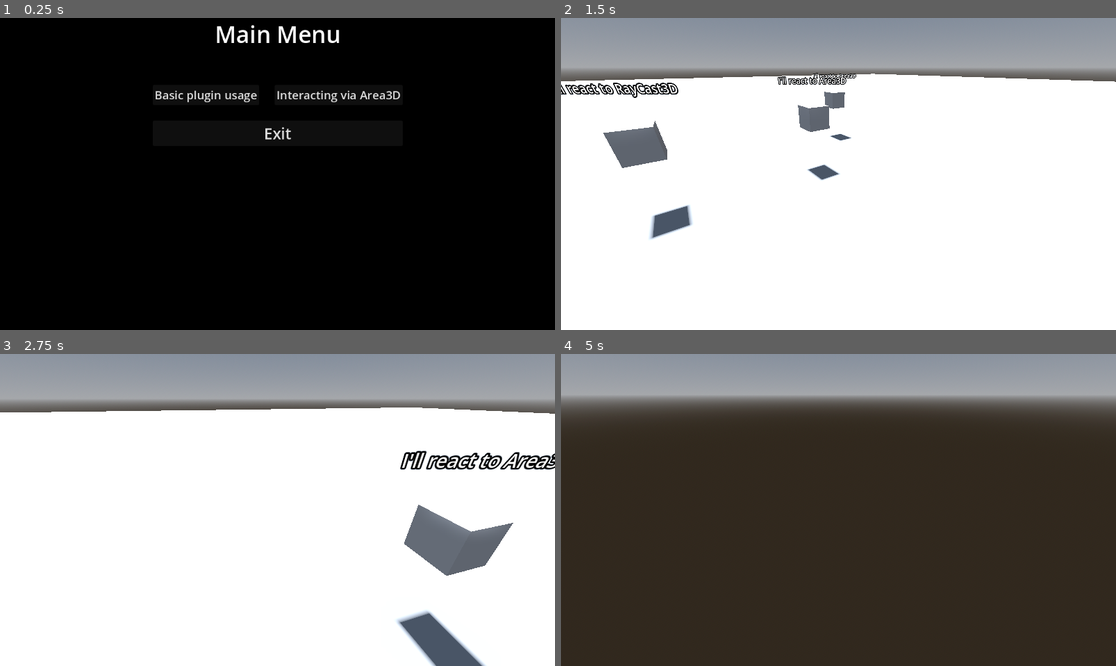
Above: before the commit, frames 1-4 (two rows, left to right).
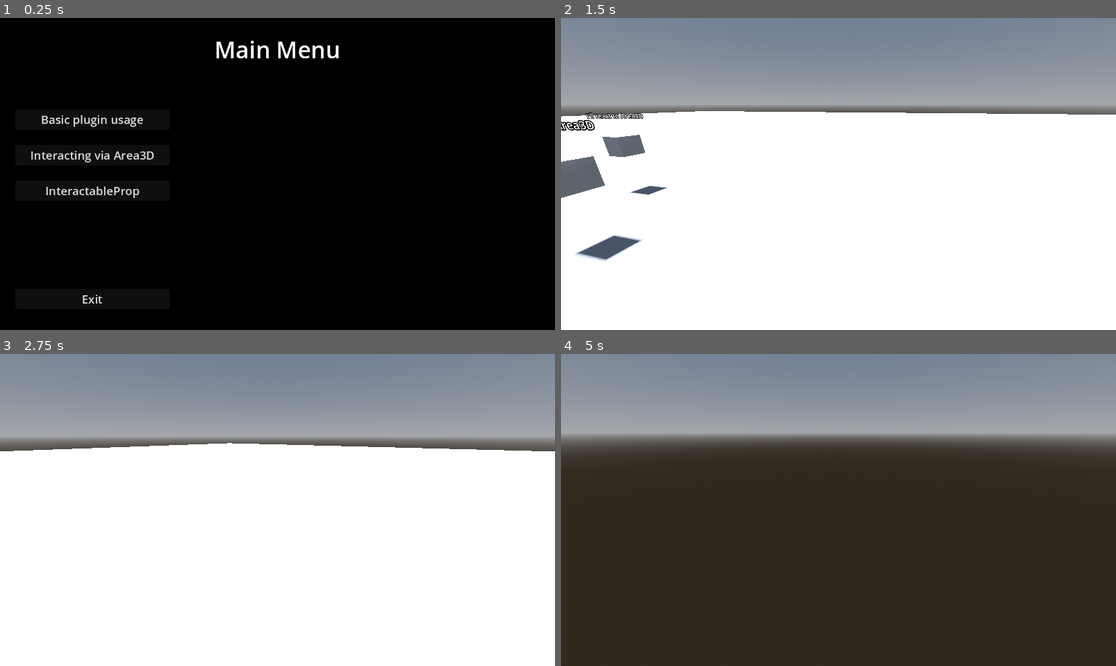
Above: after the commit, the same moments.

Repository: MASSHUU12/godot-interaction-system
Game: Godot game, scene res://examples/ui/main_menu/MainMenu.tscn
Two runs of this game, one before a commit and one after it. Both use one fixed random seed, a clock stepped at 60 frames per second and the inputs below.
Inputs (mouse positions are in pixels of both pictures, inside the frame that each line leads up to):
- Up to frame 1 (0.25 s): no input
- Up to frame 2 (1.5 s): click "Basic plugin usage" at 0.5 s; tap Enter (ui_accept) at 1.25 s; move the mouse to (866, 174) at 1.27 s; hold W (move_forward) from 1.28 s (still down)
- Up to frame 3 (2.75 s): keep holding W (move_forward); tap Enter (ui_accept) at 1.52, 2.27 s; move the mouse to (249, 510) at 2.02 s
- Up to frame 4 (5 s): keep holding W (move_forward); move the mouse to (849, 503) at 2.77 s; move the mouse to (832, 516) at 3.52 s; tap Enter (ui_accept) at 3.77, 4.52 s; move the mouse to (877, 513) at 4.27 s

The runs differ from the first frame. In frame 1, 2.6% of the frame differs, in the area x 5-73%, y 2-92%; in frame 2, 21%; in frame 3, 24%, in the area x 0-100%, y 7-100%; in frame 4, 21%.

Commit message:
Add access to Example3 via Main Menu

Diff:
--- a/examples/ui/main_menu/MainMenu.gd
+++ b/examples/ui/main_menu/MainMenu.gd
@@ -11,3 +11,7 @@
 
 func _on_example_2_pressed() -> void:
 	get_tree().change_scene_to_file("res://examples/scenes/example2/Example2.tscn")
+
+
+func _on_example_3_pressed() -> void:
+	get_tree().change_scene_to_file("res://examples/scenes/example3/Example3.tscn")
--- a/examples/ui/main_menu/MainMenu.tscn
+++ b/examples/ui/main_menu/MainMenu.tscn
@@ -1,12 +1,10 @@
-[gd_scene load_steps=4 format=3 uid="uid://kpyhsecu4bqe"]
+[gd_scene load_steps=3 format=3 uid="uid://kpyhsecu4bqe"]
 
 [ext_resource type="Script" path="res://examples/ui/main_menu/MainMenu.gd" id="1_kkvk4"]
 
 [sub_resource type="LabelSettings" id="LabelSettings_tjow1"]
 line_spacing = 64.0
 font_size = 48
-
-[sub_resource type="StyleBoxEmpty" id="StyleBoxEmpty_3fx51"]
 
 [node name="MainMenu" type="Node2D"]
 script = ExtResource("1_kkvk4")
@@ -30,52 +28,61 @@
 grow_vertical = 2
 color = Color(0, 0, 0, 1)
 
-[node name="VBoxContainer" type="VBoxContainer" parent="CanvasLayer/Control"]
+[node name="Label" type="Label" parent="CanvasLayer/Control"]
 layout_mode = 1
 anchors_preset = 5
 anchor_left = 0.5
 anchor_right = 0.5
-offset_left = -183.0
-offset_right = 183.0
-offset_bottom = 83.0
+offset_left = -259.0
+offset_right = 259.0
+offset_bottom = 131.0
 grow_horizontal = 2
-
-[node name="Label" type="Label" parent="CanvasLayer/Control/VBoxContainer"]
-layout_mode = 2
 text = "Main Menu"
 label_settings = SubResource("LabelSettings_tjow1")
 horizontal_alignment = 1
 vertical_alignment = 1
 
-[node name="HSeparator" type="HSeparator" parent="CanvasLayer/Control/VBoxContainer"]
-layout_mode = 2
-theme_override_constants/separation = 64
-theme_override_styles/separator = SubResource("StyleBoxEmpty_3fx51")
-
-[node name="ExampleButtons" type="HBoxContainer" parent="CanvasLayer/Control/VBoxContainer"]
-layout_mode = 2
+[node name="ExampleButtons" type="VBoxContainer" parent="CanvasLayer/Control"]
+layout_mode = 1
+anchors_preset = 4
+anchor_top = 0.5
+anchor_bottom = 0.5
+offset_left = 32.0
+offset_top = -97.5
+offset_right = 352.0
+offset_bottom = 18.5
+grow_vertical = 2
 theme_override_constants/separation = 32
 
-[node name="Example1" type="Button" parent="CanvasLayer/Control/VBoxContainer/ExampleButtons"]
+[node name="Example1" type="Button" parent="CanvasLayer/Control/ExampleButtons"]
 layout_mode = 2
 theme_override_font_sizes/font_size = 24
 text = "Basic plugin usage"
 
-[node name="Example2" type="Button" parent="CanvasLayer/Control/VBoxContainer/ExampleButtons"]
+[node name="Example2" type="Button" parent="CanvasLayer/Control/ExampleButtons"]
 layout_mode = 2
 theme_override_font_sizes/font_size = 24
 text = "Interacting via Area3D"
 
-[node name="HSeparator2" type="HSeparator" parent="CanvasLayer/Control/VBoxContainer"]
+[node name="Example3" type="Button" parent="CanvasLayer/Control/ExampleButtons"]
 layout_mode = 2
-theme_override_constants/separation = 24
-theme_override_styles/separator = SubResource("StyleBoxEmpty_3fx51")
+theme_override_font_sizes/font_size = 24
+text = "InteractableProp"
 
-[node name="Exit" type="Button" parent="CanvasLayer/Control/VBoxContainer"]
-layout_mode = 2
-theme_override_font_sizes/font_size = 32
+[node name="Exit" type="Button" parent="CanvasLayer/Control"]
+layout_mode = 1
+anchors_preset = 2
+anchor_top = 1.0
+anchor_bottom = 1.0
+offset_left = 32.0
+offset_top = -85.0
+offset_right = 352.0
+offset_bottom = -43.0
+grow_vertical = 0
+theme_override_font_sizes/font_size = 24
 text = "Exit"
 
-[connection signal="pressed" from="CanvasLayer/Control/VBoxContainer/ExampleButtons/Example1" to="." method="_on_example_1_pressed"]
-[connection signal="pressed" from="CanvasLayer/Control/VBoxContainer/ExampleButtons/Example2" to="." method="_on_example_2_pressed"]
-[connection signal="pressed" from="CanvasLayer/Control/VBoxContainer/Exit" to="." method="_on_exit_pressed"]
+[connection signal="pressed" from="CanvasLayer/Control/ExampleButtons/Example1" to="." method="_on_example_1_pressed"]
+[connection signal="pressed" from="CanvasLayer/Control/ExampleButtons/Example2" to="." method="_on_example_2_pressed"]
+[connection signal="pressed" from="CanvasLayer/Control/ExampleButtons/Example3" to="." method="_on_example_3_pressed"]
+[connection signal="pressed" from="CanvasLayer/Control/Exit" to="." method="_on_exit_pressed"]
